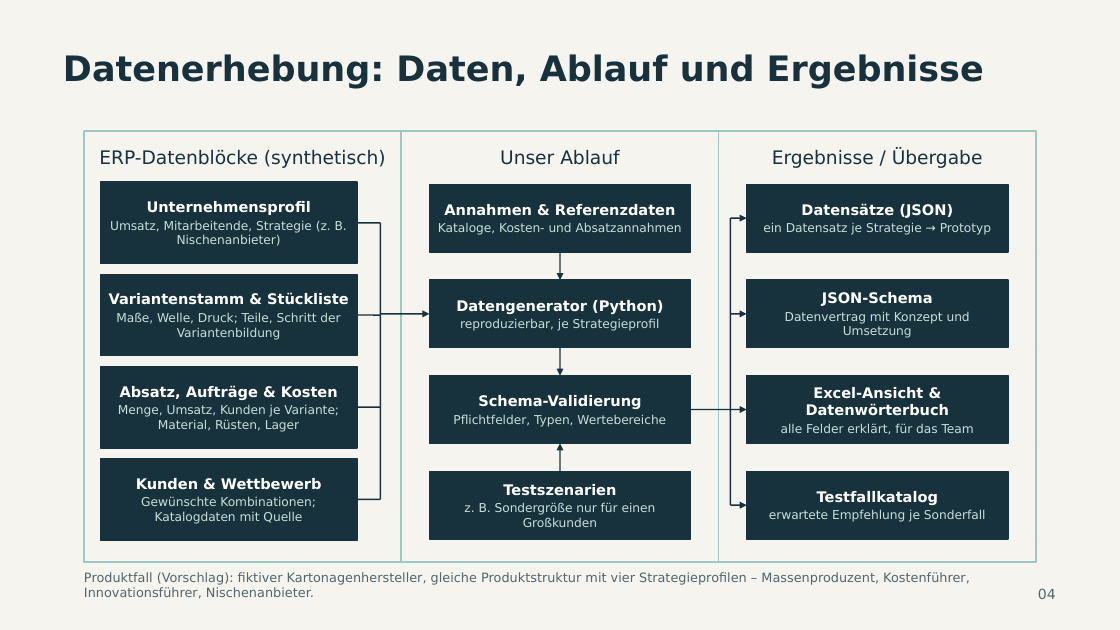
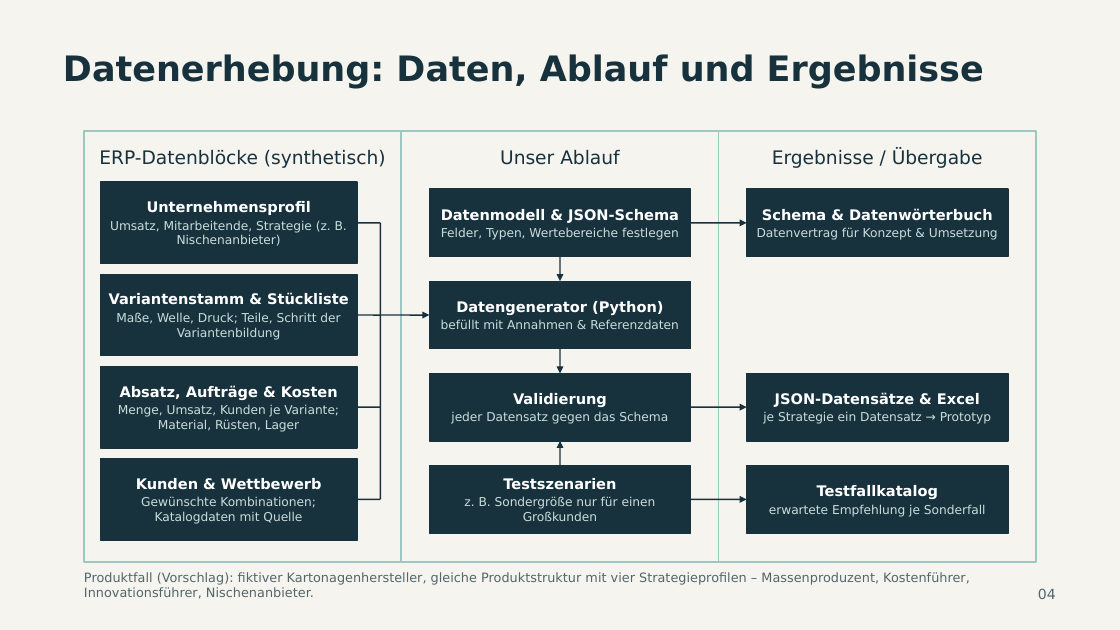
Before and after one commit to leonryuu29/ipm-datenerhebung, a slide deck: slide 1 of reports/DATENERHEBUNG_FOLIEN.pptx. Drawn at 1120x630 pixels with LibreOffice and Linux fonts; fonts in the diff are those of the drawing. Boxes give left, top, right and bottom in pixels: in the first picture for what was removed or moved away, otherwise in the second. Text is boxed around its words. In the diff, an @@ line names an element or a change of style, - is before the commit and + after.

Commit message:
Folien: Pfeile ausgerichtet, Ergebnisse je Arbeitsschritt

```diff
--- a/reports/DATENERHEBUNG_FOLIEN.pptx
+++ b/reports/DATENERHEBUNG_FOLIEN.pptx
@@ rectangle removed at box(429, 184, 691, 252) @@
-Annahmen & Referenzdaten
-Kataloge, Kosten- und Absatzannahmen
@@ rectangle added at box(429, 189, 691, 257), fill #18323D, outline #18323D 1 pt, 10.5 pt, text #C9DCDB @@
+Datenmodell & JSON-Schema
+Felder, Typen, Wertebereiche festlegen
@@ rectangle "Schema & Datenwörterbuch": place and size @@
-rectangle "Schema & Datenwörterbuch" at box(747, 280, 1008, 348)
+rectangle "Schema & Datenwörterbuch" at box(747, 189, 1008, 257)
@@ rectangle removed at box(747, 184, 1008, 252) @@
-Datensätze (JSON)
-ein Datensatz je Strategie → Prototyp
@@ text in rectangle at box(757, 208, 998, 240): text changed @@
-JSON-Schema
-Datenvertrag mit Konzept und Umsetzung
+Schema & Datenwörterbuch
+Datenvertrag für Konzept & Umsetzung
@@ arrow moved from (730, 218) - (747, 218) to (691, 223) - (747, 223) @@
@@ line removed from (730, 218) to (730, 505) @@
@@ arrow moved from (560, 252) - (560, 280) to (560, 257) - (560, 281) @@
@@ text in rectangle at box(441, 319, 679, 329): text changed @@
-reproduzierbar, je Strategieprofil
+befüllt mit Annahmen & Referenzdaten
@@ arrow removed from (730, 314) to (747, 314) @@
@@ text in rectangle at box(451, 393, 668, 424): text changed @@
-Schema-Validierung
-Pflichtfelder, Typen, Wertebereiche
+Validierung
+jeder Datensatz gegen das Schema
@@ line moved from (691, 410) - (730, 410) to (691, 408) - (747, 408) @@
@@ line (691, 408) - (747, 408): line to arrow @@
@@ arrow removed from (730, 410) to (747, 410) @@
@@ text in rectangle at box(763, 392, 991, 424): text changed; size 12.5 to 10.5 pt; text colour #FFFFFF to #C9DCDB; bold off @@
-Excel-Ansicht & Datenwörterbuch
-alle Felder erklärt, für das Team
+JSON-Datensätze & Excel
+je Strategie ein Datensatz → Prototyp
@@ 2 rectangles, 1 arrow: place and size @@
-2 rectangles, 1 arrow at box(429, 444, 1008, 539)
+2 rectangles, 1 arrow at box(429, 441, 1008, 534)
@@ arrow moved from (730, 505) - (747, 505) to (691, 499) - (747, 499) @@
```
Also in this commit, not shown: 2 other files.
